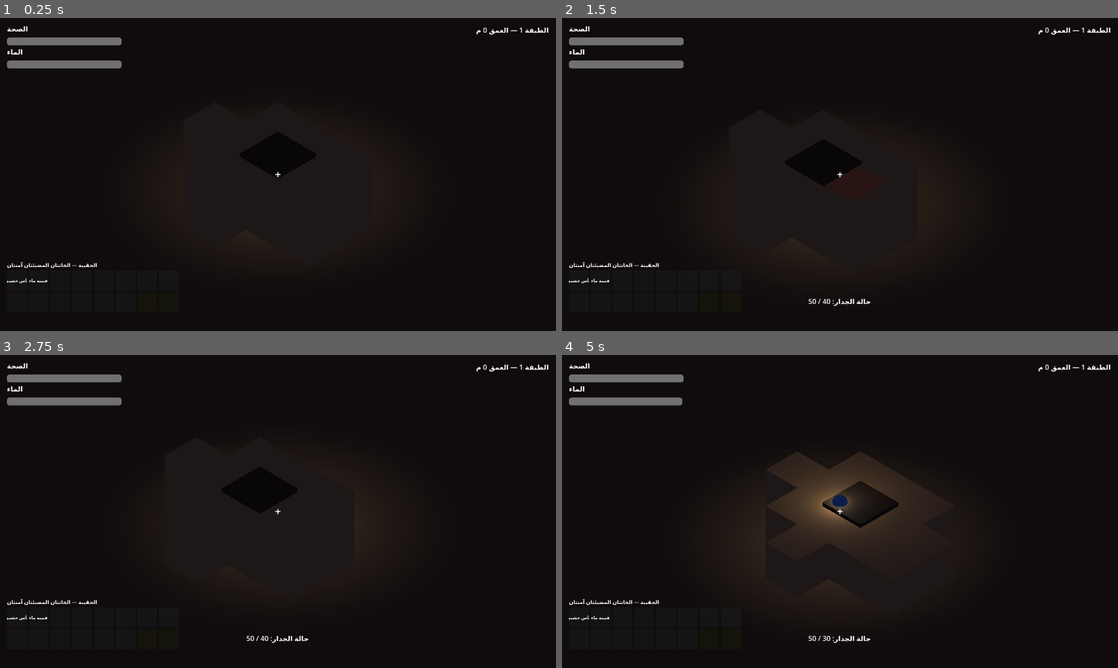
Above: before the commit, frames 1-4 (two rows, left to right).
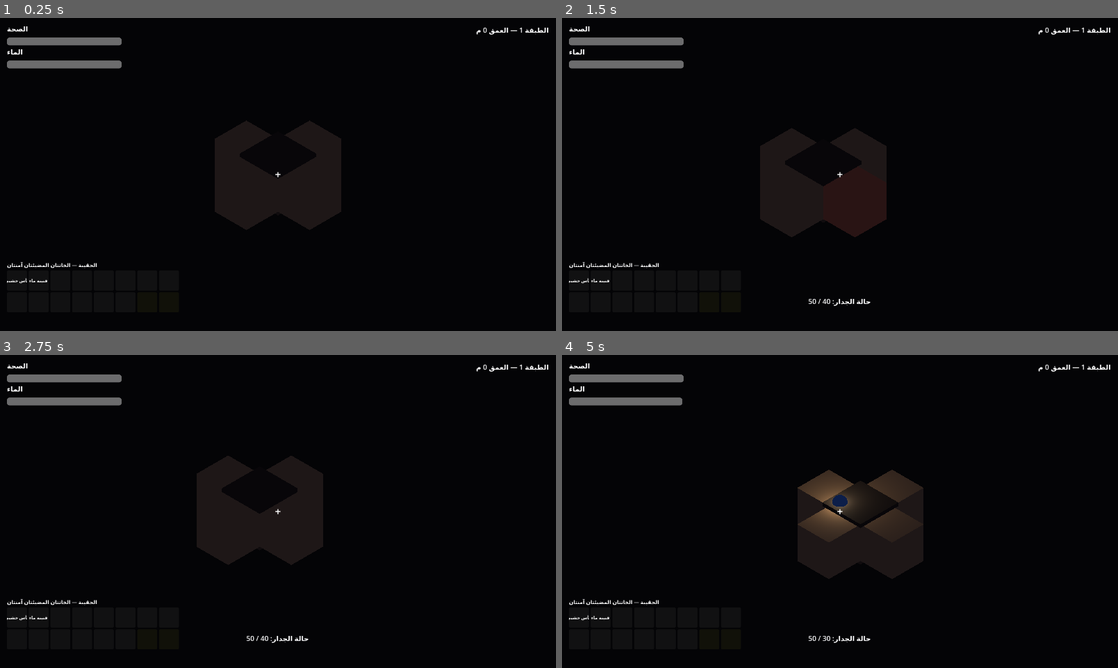
Above: after the commit, the same moments.

Repository: vallenelreec-ux/Abyss-Pod
Game: Godot game, scene res://scenes/world/Main.tscn
Same seed, same stepped clock (60 frames per second), same inputs: the game is played once before the commit and once after it.
Inputs (mouse positions are in pixels of both pictures, inside the frame that each line leads up to):
- Up to frame 1 (0.25 s): no input
- Up to frame 2 (1.5 s): tap Enter at 0.5 s; move the mouse to (962, 158) at 0.52 s; press the mouse at (962, 158) at 0.53 s; hold D (move_right) 0.53-1.28 s; tap Space (jump) at 0.77 s; move the mouse to (728, 190) at 1.27 s; release the mouse at (728, 190) at 1.28 s; hold S (move_back) from 1.28 s (still down); click (728, 190) at 1.35 s
- Up to frame 3 (2.75 s): tap Space (jump) at 1.52 s; move the mouse to (333, 442) at 2.02 s; release S (move_back) at 2.03 s; press the mouse at (333, 442) at 2.03 s; hold D (move_right) from 2.03 s (still down)
- Up to frame 4 (5 s): move the mouse to (812, 574) at 2.77 s; release D (move_right) at 2.78 s; release the mouse at (812, 574) at 2.78 s; hold W (move_forward) 2.78-3.53 s; click (812, 574) at 2.85 s; tap Space (jump) at 3.02, 3.77, 4.52 s; move the mouse to (1006, 558) at 3.52 s; press the mouse at (1006, 558) at 3.53 s; hold A (move_left) from 3.53 s (still down); move the mouse to (673, 464) at 4.27 s; release the mouse at (673, 464) at 4.28 s; click (673, 464) at 4.35 s

The runs differ from the first frame. In frame 1, 9.9% of the frame differs, in the area x 28-72%, y 26-80%; in frame 2, 11%; in frame 3, 10%; in frame 4, 12%, in the area x 27-73%, y 30-84%.

Commit message:
Add procedural maze cell generation

Diff:
--- a/scenes/world/Main.tscn
+++ b/scenes/world/Main.tscn
@@ -1,9 +1,9 @@
-[gd_scene load_steps=9 format=3]
+[gd_scene load_steps=8 format=3]
 
 [ext_resource type="Script" path="res://scripts/world/main.gd" id="1_main"]
 [ext_resource type="PackedScene" path="res://scenes/pod/Pod.tscn" id="2_pod"]
 [ext_resource type="PackedScene" path="res://scenes/player/Player.tscn" id="3_player"]
-[ext_resource type="PackedScene" path="res://scenes/world/Wall.tscn" id="4_wall"]
+[ext_resource type="Script" path="res://scripts/world/world_gen.gd" id="4_world_gen"]
 [ext_resource type="PackedScene" path="res://scenes/ui/HUD.tscn" id="5_hud"]
 [ext_resource type="Script" path="res://scripts/player/isometric_camera.gd" id="6_camera"]
 
@@ -14,64 +14,16 @@
 ambient_light_color = Color(0.35, 0.35, 0.45, 1)
 ambient_light_energy = 0.5
 
-[sub_resource type="StandardMaterial3D" id="floor_mat"]
-albedo_color = Color(0.35, 0.3, 0.25, 1)
-roughness = 1.0
-
 [node name="Main" type="Node3D"]
 script = ExtResource("1_main")
 
 [node name="WorldEnvironment" type="WorldEnvironment" parent="."]
 environment = SubResource("env")
 
-[node name="Floor" type="CSGBox3D" parent="."]
-use_collision = true
-transform = Transform3D(1, 0, 0, 0, 1, 0, 0, 0, 1, 0, -0.1, 0)
-size = Vector3(60, 0.2, 60)
-material = SubResource("floor_mat")
-
 [node name="Pod" parent="." instance=ExtResource("2_pod")]
 
-[node name="Walls" type="Node3D" parent="."]
-
-[node name="WallE" parent="Walls" instance=ExtResource("4_wall")]
-transform = Transform3D(1, 0, 0, 0, 1, 0, 0, 0, 1, 2, 1, 0)
-
-[node name="WallW" parent="Walls" instance=ExtResource("4_wall")]
-transform = Transform3D(1, 0, 0, 0, 1, 0, 0, 0, 1, -2, 1, 0)
-
-[node name="WallN" parent="Walls" instance=ExtResource("4_wall")]
-transform = Transform3D(1, 0, 0, 0, 1, 0, 0, 0, 1, 0, 1, 2)
-
-[node name="WallS" parent="Walls" instance=ExtResource("4_wall")]
-transform = Transform3D(1, 0, 0, 0, 1, 0, 0, 0, 1, 0, 1, -2)
-
-[node name="WallCNE" parent="Walls" instance=ExtResource("4_wall")]
-transform = Transform3D(1, 0, 0, 0, 1, 0, 0, 0, 1, 2, 1, 2)
-
-[node name="WallCNW" parent="Walls" instance=ExtResource("4_wall")]
-transform = Transform3D(1, 0, 0, 0, 1, 0, 0, 0, 1, -2, 1, 2)
-
-[node name="WallCSE" parent="Walls" instance=ExtResource("4_wall")]
-transform = Transform3D(1, 0, 0, 0, 1, 0, 0, 0, 1, 2, 1, -2)
-
-[node name="WallCSW" parent="Walls" instance=ExtResource("4_wall")]
-transform = Transform3D(1, 0, 0, 0, 1, 0, 0, 0, 1, -2, 1, -2)
-
-[node name="WallMetal" parent="Walls" instance=ExtResource("4_wall")]
-transform = Transform3D(1, 0, 0, 0, 1, 0, 0, 0, 1, 4, 1, 0)
-hint = 1
-
-[node name="WallMetal2" parent="Walls" instance=ExtResource("4_wall")]
-transform = Transform3D(1, 0, 0, 0, 1, 0, 0, 0, 1, 4, 1, 2)
-
-[node name="WallWater" parent="Walls" instance=ExtResource("4_wall")]
-transform = Transform3D(1, 0, 0, 0, 1, 0, 0, 0, 1, 0, 1, 4)
-hint = 3
-
-[node name="WallVoid" parent="Walls" instance=ExtResource("4_wall")]
-transform = Transform3D(1, 0, 0, 0, 1, 0, 0, 0, 1, -4, 1, 0)
-hint = 2
+[node name="WorldGenerator" type="Node3D" parent="."]
+script = ExtResource("4_world_gen")
 
 [node name="CameraRig" type="Node3D" parent="."]
 transform = Transform3D(0.707107, -0.408248, 0.57735, 0, 0.816497, 0.57735, -0.707107, -0.408248, 0.57735, 0, 1, 0)
--- a/scripts/digging/wall.gd
+++ b/scripts/digging/wall.gd
@@ -1,3 +1,4 @@
+class_name DiggableWall
 extends StaticBody3D
 ## جدار قابل للتدمير. صوت الضربة يكشف ما خلفه: صخر، معدن، فراغ، أو ماء.
 
--- /dev/null
+++ b/scripts/world/world_gen.gd
@@ -0,0 +1,70 @@
+extends Node3D
+## يولد شبكة خلايا متصلة. كل جدار مكسور يفتح خلية جديدة ويكشف جدراناً مجاورة.
+
+const CELL_SIZE := 2.0
+const FLOOR_THICKNESS := 0.2
+const CARDINAL_DIRECTIONS: Array[Vector2i] = [
+	Vector2i.RIGHT,
+	Vector2i.LEFT,
+	Vector2i.UP,
+	Vector2i.DOWN,
+]
+
+@export var world_seed: int = 0
+
+var _rng := RandomNumberGenerator.new()
+var _open_cells: Dictionary = {}
+var _walls: Dictionary = {}
+var _floor_material := StandardMaterial3D.new()
+
+
+func _ready() -> void:
+	if world_seed == 0:
+		_rng.randomize()
+	else:
+		_rng.seed = world_seed
+
+	_floor_material.albedo_color = Color(0.35, 0.3, 0.25, 1.0)
+	_floor_material.roughness = 1.0
+	_open_cells[Vector2i.ZERO] = true
+	_add_floor_tile(Vector2i.ZERO)
+
+	for direction in CARDINAL_DIRECTIONS:
+		_spawn_wall(direction)
+
+
+func _spawn_wall(cell: Vector2i) -> void:
+	if _open_cells.has(cell) or _walls.has(cell):
+		return
+
+	var wall := preload("res://scenes/world/Wall.tscn").instantiate() as DiggableWall
+	if wall == null:
+		push_error("تعذر إنشاء جدار قابل للحفر.")
+		return
+
+	wall.position = Vector3(cell.x * CELL_SIZE, 1.0, cell.y * CELL_SIZE)
+	wall.hint = _rng.randi_range(0, 3)
+	_walls[cell] = wall
+	add_child(wall)
+	wall.destroyed.connect(_on_wall_destroyed.bind(cell))
+
+
+func _on_wall_destroyed(_wall: DiggableWall, cell: Vector2i) -> void:
+	_walls.erase(cell)
+	if _open_cells.has(cell):
+		return
+
+	_open_cells[cell] = true
+	_add_floor_tile(cell)
+	for direction in CARDINAL_DIRECTIONS:
+		_spawn_wall(cell + direction)
+
+
+func _add_floor_tile(cell: Vector2i) -> void:
+	var floor_tile := CSGBox3D.new()
+	floor_tile.name = "Floor_%d_%d" % [cell.x, cell.y]
+	floor_tile.use_collision = true
+	floor_tile.size = Vector3(CELL_SIZE, FLOOR_THICKNESS, CELL_SIZE)
+	floor_tile.position = Vector3(cell.x * CELL_SIZE, -FLOOR_THICKNESS * 0.5, cell.y * CELL_SIZE)
+	floor_tile.material = _floor_material
+	add_child(floor_tile)
